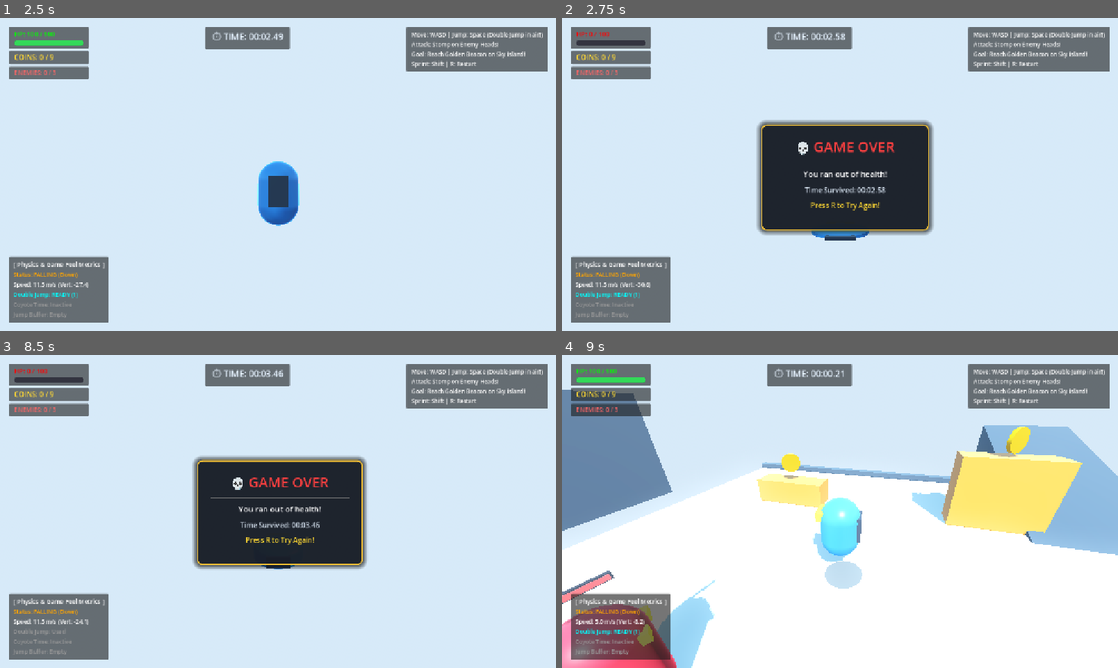
Above: before the commit, frames 1-4 (two rows, left to right).
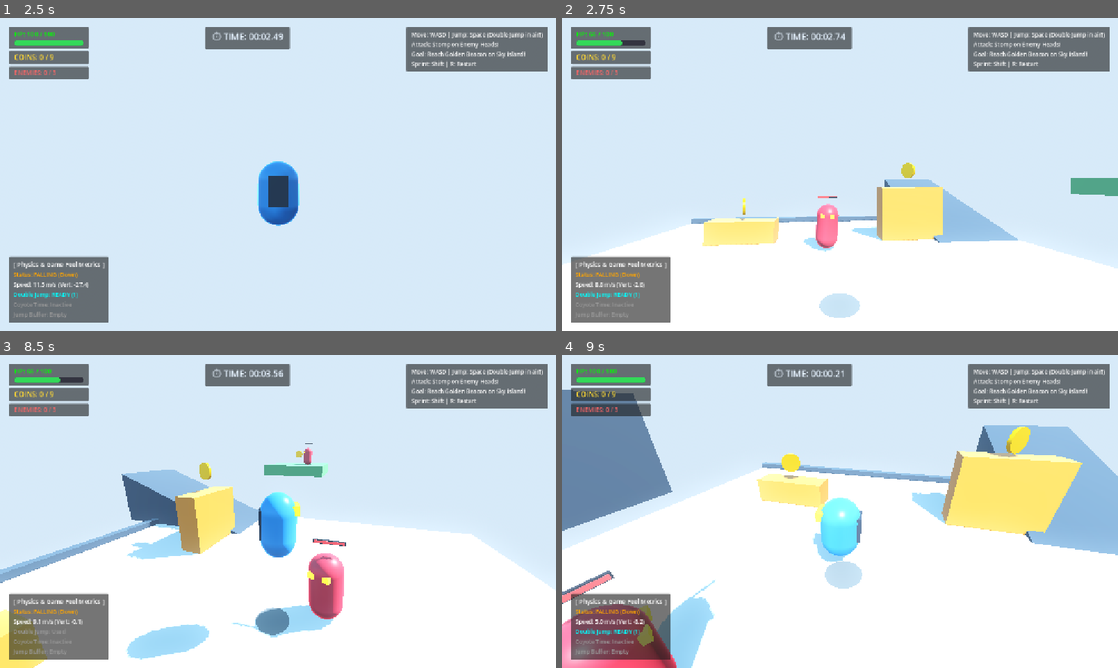
Above: after the commit, the same moments.

Repository: TheDevCharlie/3d-platformer-test
Game: Godot game, scene res://scenes/main.tscn
Two runs of this game, one before a commit and one after it. Both use one fixed random seed, a clock stepped at 60 frames per second and the inputs below.
Inputs (mouse positions are in pixels of both pictures, inside the frame that each line leads up to):
- Up to frame 1 (2.5 s): tap Enter at 0.5 s; move the mouse to (305, 174) at 0.52 s; hold Shift (sprint) 0.53-1.28 s; hold W (move_forward) from 0.53 s (still down); tap Space (jump) at 0.77, 1.52 s; move the mouse to (250, 174) at 1.27 s; tap Shift (sprint) at 1.35 s; move the mouse to (289, 168) at 2.02 s; hold Shift (sprint) from 2.03 s (still down)
- Up to frame 2 (2.75 s): keep holding W (move_forward); keep holding Shift (sprint)
- Up to frame 3 (8.5 s): tap R (reset) at 2.75, 4.9 s; move the mouse to (250, 574) at 2.77 s; release Shift (sprint) at 2.78 s; tap Shift (sprint) every 1.5 s from 2.85 to 7.35 s; click (250, 574) at 2.92 s; tap Space (jump) at 3.02, 3.77, 4.52, 6.02, 6.77, 7.52 s; move the mouse to (316, 514) at 3.52 s; hold Shift (sprint) 3.53-4.28 s; tap Escape (pause) at 4.15 s; move the mouse to (111, 464) at 4.27 s; release W (move_forward) at 4.28 s; hold A (move_left) 4.28-5.03 s; click (111, 464) at 4.42 s; move the mouse to (283, 511) at 5.02 s; hold W (move_forward) 5.03-5.78 s; hold Shift (sprint) 5.03-5.78 s; move the mouse to (255, 505) at 5.77 s; hold D (move_right) 5.78-6.53 s; move the mouse to (305, 511) at 6.52 s; hold Shift (sprint) 6.53-7.28 s; hold W (move_forward) from 6.53 s (still down); move the mouse to (250, 511) at 7.27 s; move the mouse to (289, 505) at 8.02 s; hold Shift (sprint) from 8.03 s (still down)
- Up to frame 4 (9 s): tap R (reset) at 8.75 s; move the mouse to (812, 574) at 8.77 s; release W (move_forward) at 8.78 s; release Shift (sprint) at 8.78 s; hold A (move_left) from 8.78 s (still down); tap Shift (sprint) at 8.85 s; click (812, 574) at 8.92 s

Frame 1 is identical in both runs. In frame 2, 39% of the frame differs, in the area x 0-100%, y 4-100%; in frame 3, 48%; in frame 4, nothing differs.

Commit message:
Fix pitfall respawn positioning, UI restart button, and rock-solid time freeze

Diff:
--- a/scenes/hud.tscn
+++ b/scenes/hud.tscn
@@ -17,7 +17,7 @@
 corner_radius_bottom_left = 6
 
 [sub_resource type="StyleBoxFlat" id="StyleBox_Modal"]
-bg_color = Color(0.1, 0.12, 0.16, 0.92)
+bg_color = Color(0.1, 0.12, 0.16, 0.95)
 border_width_left = 3
 border_width_top = 3
 border_width_right = 3
@@ -29,7 +29,22 @@
 corner_radius_bottom_left = 12
 shadow_size = 12
 
+[sub_resource type="StyleBoxFlat" id="StyleBox_Btn"]
+bg_color = Color(0.25, 0.65, 0.35, 1)
+corner_radius_top_left = 8
+corner_radius_top_right = 8
+corner_radius_bottom_right = 8
+corner_radius_bottom_left = 8
+
+[sub_resource type="StyleBoxFlat" id="StyleBox_BtnRed"]
+bg_color = Color(0.75, 0.25, 0.25, 1)
+corner_radius_top_left = 8
+corner_radius_top_right = 8
+corner_radius_bottom_right = 8
+corner_radius_bottom_left = 8
+
 [node name="HUD" type="CanvasLayer"]
+process_mode = 3
 script = ExtResource("1_hud")
 
 [node name="MarginContainer" type="MarginContainer" parent="."]
@@ -259,7 +274,7 @@
 mouse_filter = 2
 
 [node name="Panel" type="PanelContainer" parent="VictoryScreen/Center"]
-custom_minimum_size = Vector2(400, 260)
+custom_minimum_size = Vector2(400, 290)
 layout_mode = 2
 mouse_filter = 2
 theme_override_styles/panel = SubResource("StyleBox_Modal")
@@ -309,13 +324,12 @@
 text = "Enemies Defeated: 0 / 0"
 horizontal_alignment = 1
 
-[node name="RestartPrompt" type="Label" parent="VictoryScreen/Center/Panel/Margin/VBox"]
-layout_mode = 2
-mouse_filter = 2
-theme_override_colors/font_color = Color(0.5, 1, 0.5, 1)
-theme_override_font_sizes/font_size = 16
-text = "Press R to Play Again!"
-horizontal_alignment = 1
+[node name="VictoryRestartBtn" type="Button" parent="VictoryScreen/Center/Panel/Margin/VBox"]
+custom_minimum_size = Vector2(0, 38)
+layout_mode = 2
+theme_override_font_sizes/font_size = 16
+theme_override_styles/normal = SubResource("StyleBox_Btn")
+text = "🔄 Play Again (Press R)"
 
 [node name="GameOverScreen" type="Control" parent="."]
 visible = false
@@ -337,7 +351,7 @@
 mouse_filter = 2
 
 [node name="Panel" type="PanelContainer" parent="GameOverScreen/Center"]
-custom_minimum_size = Vector2(380, 240)
+custom_minimum_size = Vector2(380, 270)
 layout_mode = 2
 mouse_filter = 2
 theme_override_styles/panel = SubResource("StyleBox_Modal")
@@ -381,10 +395,9 @@
 text = "Time Survived: 00:00.00"
 horizontal_alignment = 1
 
-[node name="RestartPrompt" type="Label" parent="GameOverScreen/Center/Panel/Margin/VBox"]
-layout_mode = 2
-mouse_filter = 2
-theme_override_colors/font_color = Color(1, 0.85, 0.2, 1)
-theme_override_font_sizes/font_size = 16
-text = "Press R to Try Again!"
-horizontal_alignment = 1
+[node name="GameOverRestartBtn" type="Button" parent="GameOverScreen/Center/Panel/Margin/VBox"]
+custom_minimum_size = Vector2(0, 38)
+layout_mode = 2
+theme_override_font_sizes/font_size = 16
+theme_override_styles/normal = SubResource("StyleBox_BtnRed")
+text = "🔄 Try Again (Press R)"
--- a/scripts/hud.gd
+++ b/scripts/hud.gd
@@ -20,8 +20,12 @@
 @onready var victory_time_label: Label = $VictoryScreen/Center/Panel/Margin/VBox/TimeResultLabel
 @onready var victory_coins_label: Label = $VictoryScreen/Center/Panel/Margin/VBox/CoinsResultLabel
 @onready var victory_enemies_label: Label = $VictoryScreen/Center/Panel/Margin/VBox/EnemiesResultLabel
+@onready var victory_restart_btn: Button = $VictoryScreen/Center/Panel/Margin/VBox/VictoryRestartBtn
 @onready var game_over_panel: Control = $GameOverScreen
 @onready var game_over_time_label: Label = $GameOverScreen/Center/Panel/Margin/VBox/TimeSurvivedLabel
+@onready var game_over_restart_btn: Button = $GameOverScreen/Center/Panel/Margin/VBox/GameOverRestartBtn
+
+signal restart_requested
 
 var total_coins: int = 0
 var collected_coins: int = 0
@@ -36,6 +40,14 @@
 		victory_panel.visible = false
 	if game_over_panel:
 		game_over_panel.visible = false
+
+	if victory_restart_btn:
+		victory_restart_btn.pressed.connect(_on_restart_button_pressed)
+	if game_over_restart_btn:
+		game_over_restart_btn.pressed.connect(_on_restart_button_pressed)
+
+func _on_restart_button_pressed() -> void:
+	restart_requested.emit()
 
 func _resolve_node_references() -> void:
 	if not coin_label:
@@ -66,10 +78,14 @@
 		victory_coins_label = find_child("CoinsResultLabel", true, false) as Label
 	if not victory_enemies_label:
 		victory_enemies_label = find_child("EnemiesResultLabel", true, false) as Label
+	if not victory_restart_btn:
+		victory_restart_btn = find_child("VictoryRestartBtn", true, false) as Button
 	if not game_over_panel:
 		game_over_panel = find_child("GameOverScreen", true, false) as Control
 	if not game_over_time_label:
 		game_over_time_label = find_child("TimeSurvivedLabel", true, false) as Label
+	if not game_over_restart_btn:
+		game_over_restart_btn = find_child("GameOverRestartBtn", true, false) as Button
 
 func set_total_coins(count: int) -> void:
 	total_coins = count
@@ -153,7 +169,7 @@
 
 func _pop_screen(screen: Control) -> void:
 	screen.scale = Vector2(0.8, 0.8)
-	var tween: Tween = create_tween()
+	var tween: Tween = create_tween().set_pause_mode(Tween.TWEEN_PAUSE_PROCESS)
 	tween.tween_property(screen, "scale", Vector2(1.0, 1.0), 0.25).set_trans(Tween.TRANS_BACK).set_ease(Tween.EASE_OUT)
 
 func _animate_label(lbl: Label) -> void:
--- a/scripts/kill_plane.gd
+++ b/scripts/kill_plane.gd
@@ -12,13 +12,14 @@
 	if not respawn_point:
 		respawn_point = get_tree().root.find_child("SpawnPoint", true, false)
 
-	var spawn_pos: Vector3 = respawn_point.global_position if respawn_point else Vector3(0, 2, 0)
+	var spawn_pos: Vector3 = respawn_point.global_position if respawn_point else Vector3(0, 1.5, 0)
 
-	if body is PlayerController or body.is_in_group("player") or body.name == "Player":
-		if body.has_method("take_damage"):
-			body.take_damage(100.0, spawn_pos)
-		elif body.has_signal("died"):
-			body.emit_signal("died")
+	if body is PlayerController or body.is_in_group("player"):
+		var player: PlayerController = body as PlayerController
+		# Immediately reposition player to prevent multiple falls in one frame
+		player.global_position = spawn_pos
+		player.velocity = Vector3.ZERO
+		player.take_damage(34.0, spawn_pos)
 	elif body is CharacterBody3D:
 		body.global_position = spawn_pos
 		body.velocity = Vector3.ZERO
--- a/scripts/main.gd
+++ b/scripts/main.gd
@@ -10,16 +10,13 @@
 
 var _game_state: GameState = GameState.PLAYING
 var _elapsed_time: float = 0.0
-var _is_time_stopped: bool = false
 var _defeated_enemy_ids: Dictionary = {}
 var _total_coins_in_level: int = 0
 var _collected_coins_count: int = 0
 
 func _ready() -> void:
-	# Ensure Main processes input even when the game world is paused
 	process_mode = Node.PROCESS_MODE_ALWAYS
 	get_tree().paused = false
-	_is_time_stopped = false
 	_game_state = GameState.PLAYING
 	_elapsed_time = 0.0
 
@@ -27,17 +24,20 @@
 	_setup_level_entities()
 
 func _process(delta: float) -> void:
-	# Strictly freeze time accumulation whenever game is won, lost, or paused
-	if not _is_time_stopped and _game_state == GameState.PLAYING and not get_tree().paused:
+	# Only accumulate and update time while actively playing and unpaused
+	if _game_state == GameState.PLAYING and not get_tree().paused:
 		_elapsed_time += delta
 		if hud:
 			hud.update_timer(get_formatted_time(_elapsed_time))
 
-func _unhandled_input(event: InputEvent) -> void:
-	# Pressing R at any time (playing, won, or lost) restarts the run cleanly
+func _input(event: InputEvent) -> void:
+	# Pressing R anywhere restarts the run cleanly
 	if event.is_action_pressed("reset") or (event is InputEventKey and event.keycode == KEY_R and event.pressed):
-		get_tree().paused = false
-		get_tree().reload_current_scene()
+		restart_game()
+
+func restart_game() -> void:
+	get_tree().paused = false
+	get_tree().reload_current_scene()
 
 func _setup_level_entities() -> void:
 	if not hud:
@@ -46,6 +46,10 @@
 		player = find_child("Player", true, false) as PlayerController
 	if not goal_flag:
 		goal_flag = find_child("GoalFlag", true, false) as GoalFlag
+
+	if hud:
+		if not hud.restart_requested.is_connected(restart_game):
+			hud.restart_requested.connect(restart_game)
 
 	# Connect Player Death
 	if player:
@@ -107,13 +111,12 @@
 		hud.add_defeated_enemy()
 
 func _trigger_victory() -> void:
-	if _game_state != GameState.PLAYING or _is_time_stopped:
+	if _game_state != GameState.PLAYING:
 		return
 
-	_is_time_stopped = true
 	_game_state = GameState.WON
+	var final_time_str: String = get_formatted_time(_elapsed_time)
 
-	var final_time_str: String = get_formatted_time(_elapsed_time)
 	if hud:
 		hud.update_timer(final_time_str)
 		hud.show_victory(final_time_str)
@@ -122,13 +125,12 @@
 	get_tree().paused = true
 
 func _trigger_game_over() -> void:
-	if _game_state != GameState.PLAYING or _is_time_stopped:
+	if _game_state != GameState.PLAYING:
 		return
 
-	_is_time_stopped = true
 	_game_state = GameState.GAME_OVER
+	var final_time_str: String = get_formatted_time(_elapsed_time)
 
-	var final_time_str: String = get_formatted_time(_elapsed_time)
 	if hud:
 		hud.update_timer(final_time_str)
 		hud.show_game_over(final_time_str)
Not shown: 1 places in scenes/hud.tscn that only renumber resources
